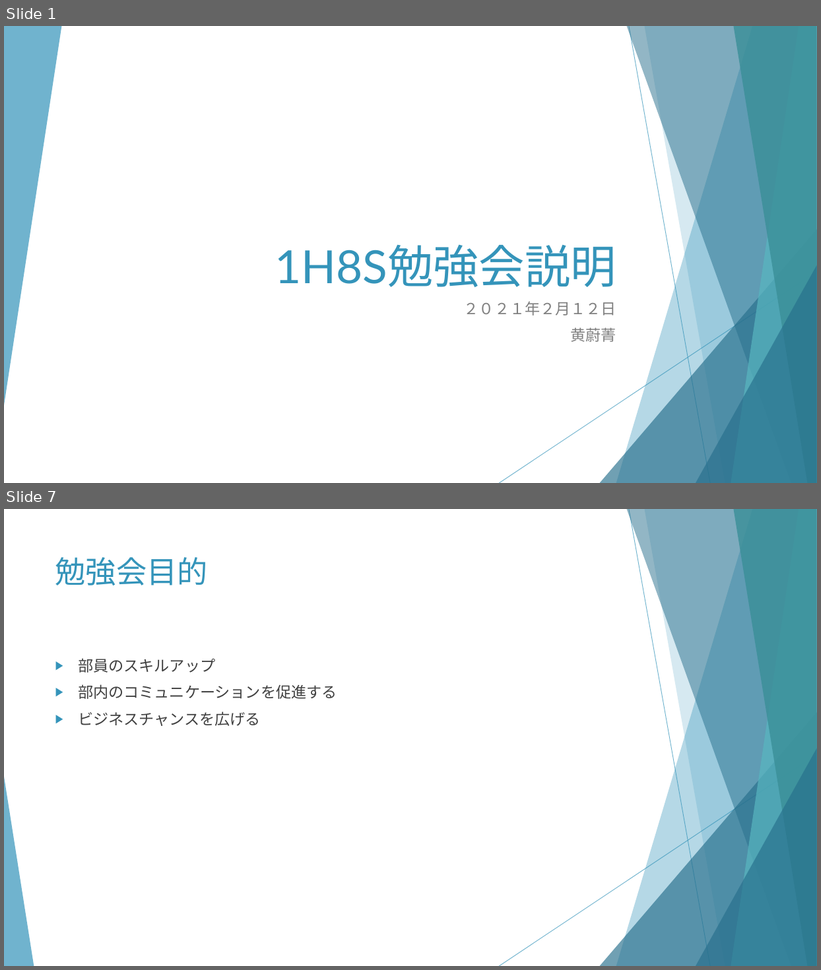
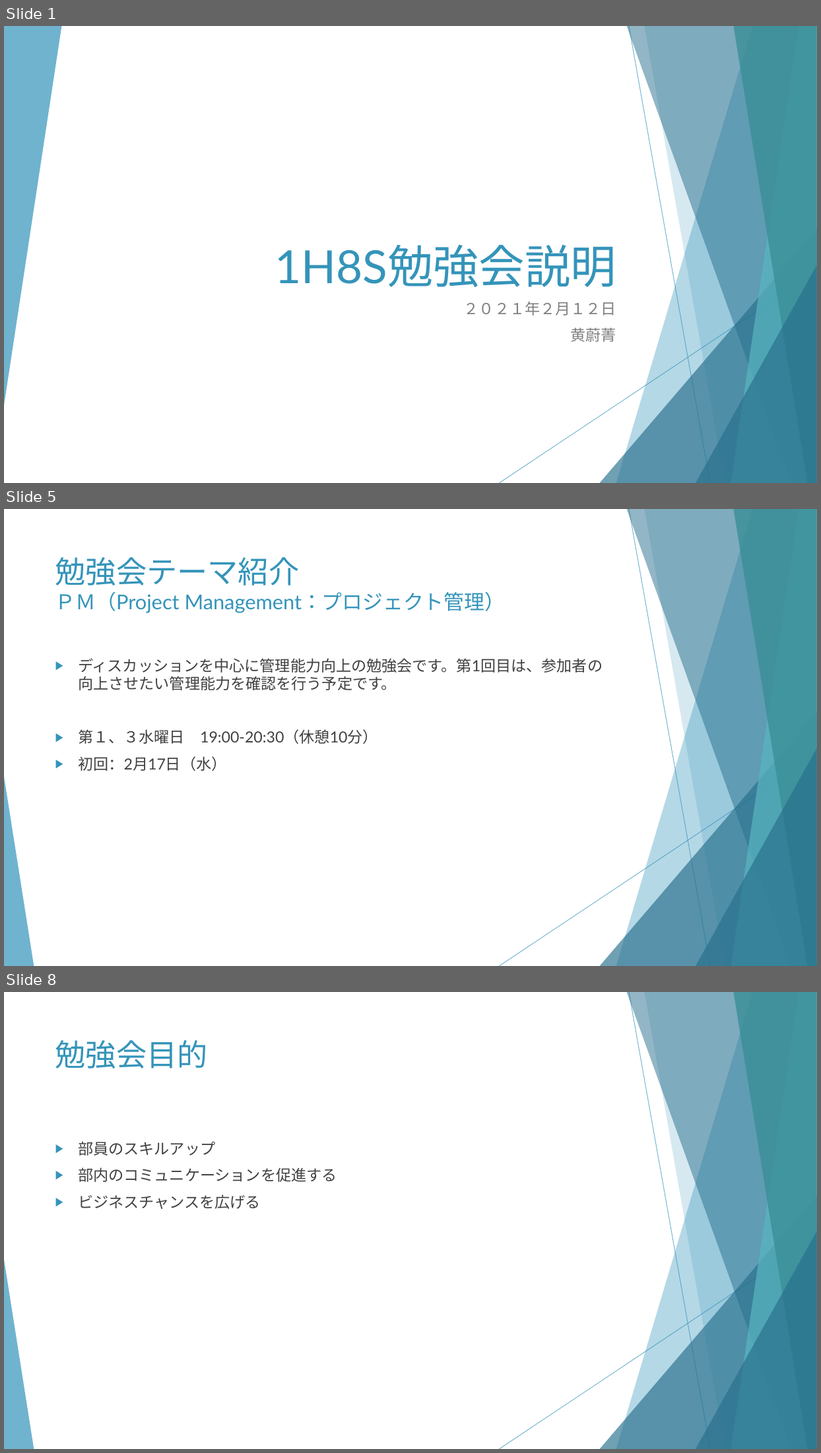
Before and after one commit to huangweijing/rpastudy, a slide deck: 010_事前準備/030_部会説明/20210212_勉強会説明.pptx. Shown one above the other, each under a label of ours: slides 1 and 7 before the commit, slides 1, 5 and 8 after it; the slides between them are not shown. The pictures are 821x970 and 821x1453 pixels, drawn with LibreOffice and Linux fonts; fonts in the diff are those of the drawing. Boxes give left, top, right and bottom in pixels: in the first picture for what was removed or moved away, otherwise in the second. Text is boxed around its words. In the diff, an @@ line names an element or a change of style, - is before the commit and + after.

```diff
--- a/010_事前準備/030_部会説明/20210212_勉強会説明.pptx
+++ b/010_事前準備/030_部会説明/20210212_勉強会説明.pptx
@@ slide 5 added at bbox=[4, 509, 817, 966], background #FFFFFF; not listed: 10 template elements that a slide beside it also shows @@
@@ title added at bbox=[55, 557, 506, 613], 24 pt, text #3494BA @@
+勉強会テーマ紹介
+ＰＭ（Project Management：プロジェクト管理）
@@ text added at bbox=[78, 658, 603, 744], 18 pt, text #404040 @@
+▶ ディスカッションを中心に管理能力向上の勉強会です。第1回目は、参加者の向上させたい管理能力を確認を行う予定です。
+▶ 第１、３水曜日 19:00-20:30（休憩10分）
+▶ 初回：2月17日（水）
@@ what was slide 7 is now slide 8 @@
```
Also in this commit, not shown: 7 slides changed, 1 other slide added, 2 slides removed.
